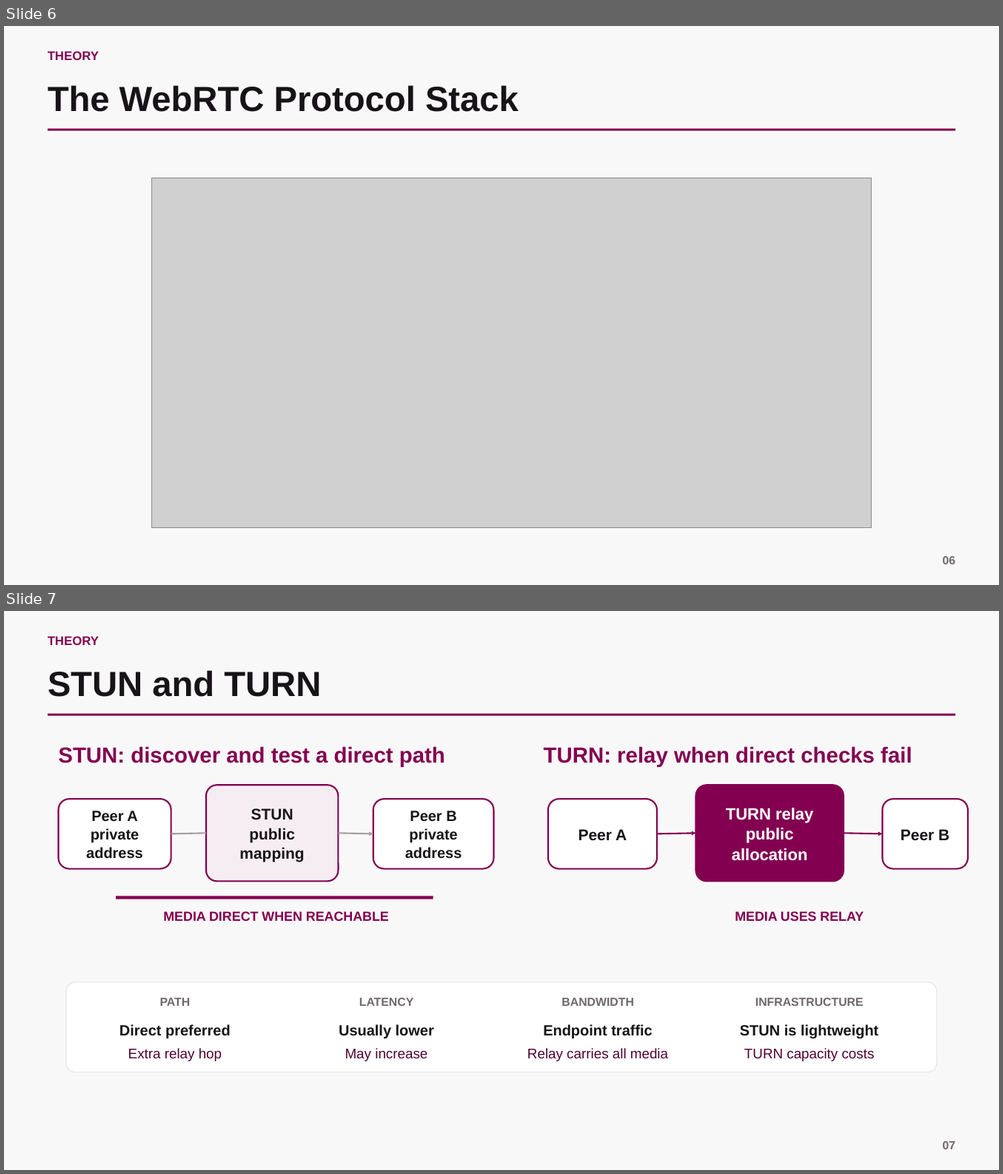
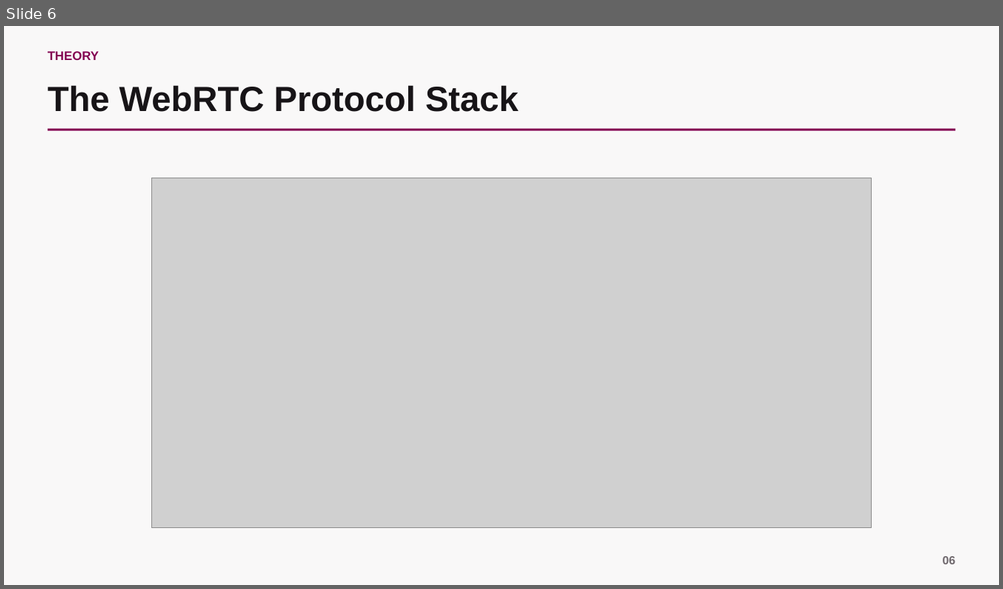
Before and after one commit to scarlet-radio-control/scarlet-radio-control, a slide deck: PRESENTATION.pptx. Shown one above the other, each under a label of ours: slides 6 and 7 before the commit, slide 6 after it. The pictures are 1003x1174 and 1003x589 pixels, drawn with LibreOffice and Linux fonts; fonts in the diff are those of the drawing; grey boxes stand for pictures. Boxes give left, top, right and bottom in pixels: in the first picture for what was removed or moved away, otherwise in the second. Text is boxed around its words. In the diff, an @@ line names an element or a change of style, - is before the commit and + after.

```diff
--- a/PRESENTATION.pptx
+++ b/PRESENTATION.pptx
@@ slide 7 removed at (4, 611, 999, 1170), background #F9F8F8 @@
@@ text removed at (48, 636, 99, 645) @@
-THEORY
@@ text removed at (48, 670, 321, 697) @@
-STUN and TURN
@@ rectangle removed at (47, 714, 956, 716) @@
@@ text removed at (58, 746, 445, 766) @@
-STUN: discover and test a direct path
@@ text removed at (543, 746, 911, 766) @@
-TURN: relay when direct checks fail
@@ rounded rectangle removed at (206, 785, 338, 881) @@
-STUN
-public mapping
@@ rounded rectangle removed at (696, 785, 843, 881) @@
-TURN relay
-public allocation
@@ rounded rectangle removed at (59, 799, 171, 869) @@
-Peer A
-private address
@@ rounded rectangle removed at (373, 799, 493, 869) @@
-Peer B
-private address
@@ rounded rectangle removed at (548, 799, 657, 869) @@
-Peer A
@@ rounded rectangle removed at (882, 799, 968, 869) @@
-Peer B
@@ line removed from (171, 834) to (206, 833) @@
@@ arrow removed from (338, 833) to (373, 834) @@
@@ arrow removed from (657, 834) to (696, 833) @@
@@ arrow removed from (843, 833) to (882, 834) @@
@@ line removed from (116, 897) to (433, 897) @@
@@ text removed at (163, 911, 389, 921) @@
-MEDIA DIRECT WHEN REACHABLE
@@ text removed at (734, 911, 863, 921) @@
-MEDIA USES RELAY
@@ rounded rectangle removed at (66, 982, 936, 1073) @@
@@ text removed at (160, 998, 190, 1006) @@
-PATH
@@ text removed at (359, 998, 413, 1006) @@
-LATENCY
@@ text removed at (561, 998, 633, 1006) @@
-BANDWIDTH
@@ text removed at (755, 998, 863, 1006) @@
-INFRASTRUCTURE
@@ text removed at (119, 1025, 230, 1039) @@
-Direct preferred
@@ text removed at (338, 1025, 434, 1039) @@
-Usually lower
@@ text removed at (543, 1025, 652, 1039) @@
-Endpoint traffic
@@ text removed at (740, 1025, 878, 1039) @@
-STUN is lightweight
@@ text removed at (128, 1048, 222, 1062) @@
-Extra relay hop
@@ text removed at (345, 1048, 427, 1062) @@
-May increase
@@ text removed at (527, 1048, 668, 1062) @@
-Relay carries all media
@@ text removed at (744, 1048, 874, 1062) @@
-TURN capacity costs
@@ text removed at (942, 1142, 956, 1150) @@
-07
```
Also in this commit, not shown: 1 slide added.
